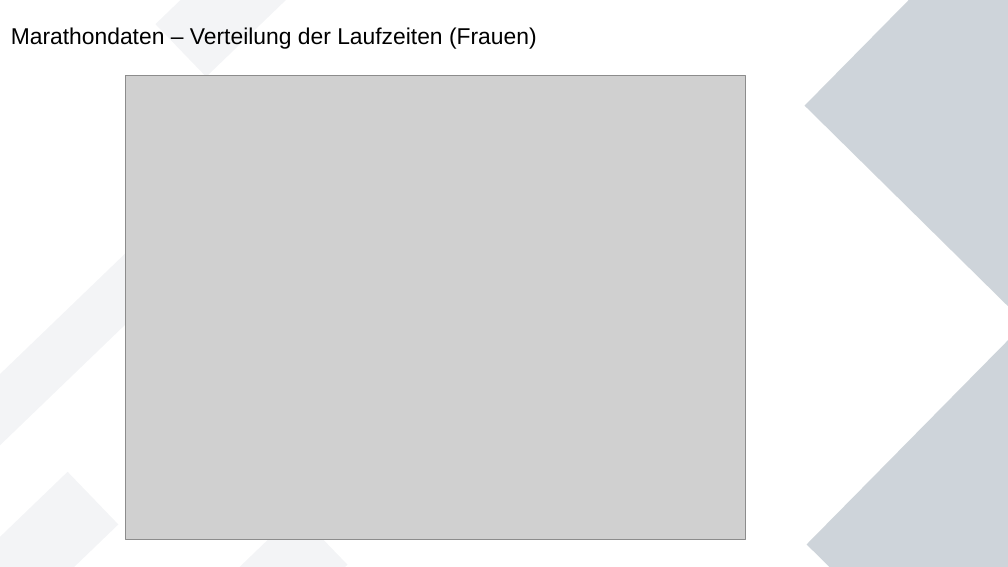
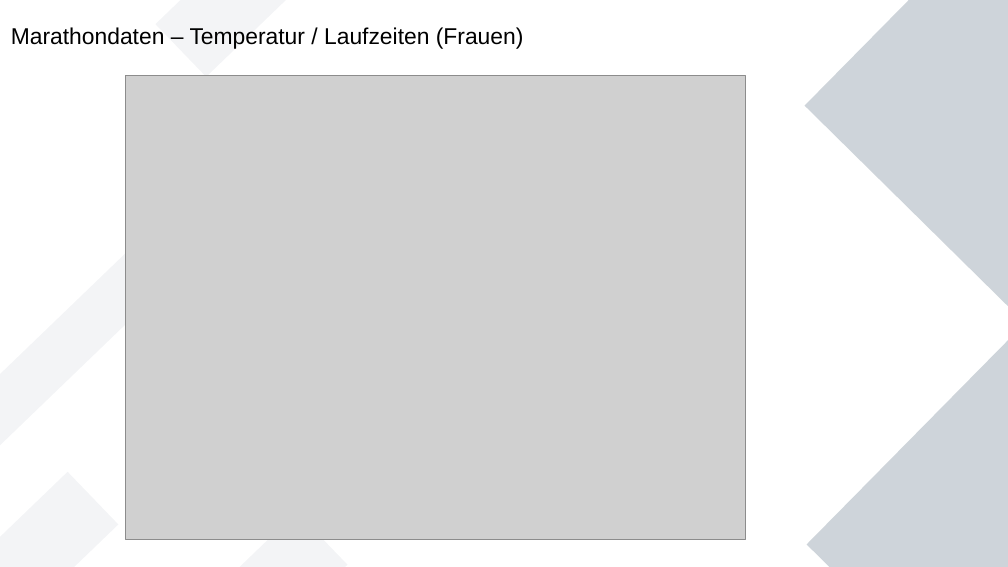
Before and after one commit to Wade-Sys/wma, a slide deck: slide 12 of analyse/Erste_Analysen.odp (slide 9 before the commit). Drawn at 1008x567 pixels with LibreOffice and Linux fonts; fonts in the diff are those of the drawing; grey boxes stand for pictures. Boxes give left, top, right and bottom in pixels: in the first picture for what was removed or moved away, otherwise in the second. Text is boxed around its words. In the diff, an @@ line names an element or a change of style, - is before the commit and + after.

```diff
--- a/analyse/Erste_Analysen.odp
+++ b/analyse/Erste_Analysen.odp
@@ title at (11,27,524,49): text changed @@
-Marathondaten – Verteilung der Laufzeiten (Frauen)
+Marathondaten – Temperatur / Laufzeiten (Frauen)
```
Also in this commit, not shown: 1 other slide changed, 10 slides added, 12 other files.
